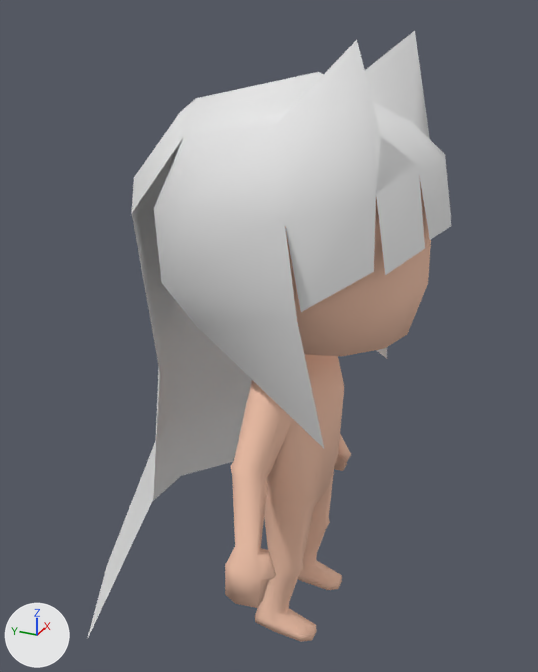
What one commit did to the glTF model Character/Adonis/Anemone.glb.
The view is the same before and after, from a 50 mm camera at (-1.108, -0.418, 1.15) aimed at (0.019, 0.089, 0.587). Every picture has the same lights, and +X, +Y and +Z are marked at lower left. The older version comes first.

In view in the first picture: 'Body', 'hair'.
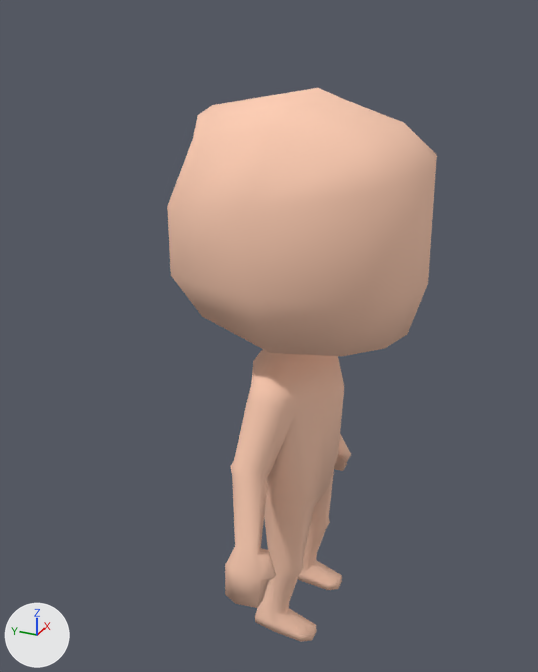
Patch to the scene script:
```diff
--- a/Character/Adonis/Anemone.glb.py
+++ b/Character/Adonis/Anemone.glb.py
@@ ob_hair @@
-ob_hair = bpy.data.objects.new('hair', me_立方体_003)
-ob_hair.location = (0.0, 0.0, 0.0)
```

Boxes (x1, y1, x2, y2) around the edits, measured in the pictures (538 x 672 px):
'hair', deleted: before (87, 31, 451, 639)
'Body', unchanged, uncovered by the edit: before (225, 176, 431, 642); after (167, 88, 437, 642)
